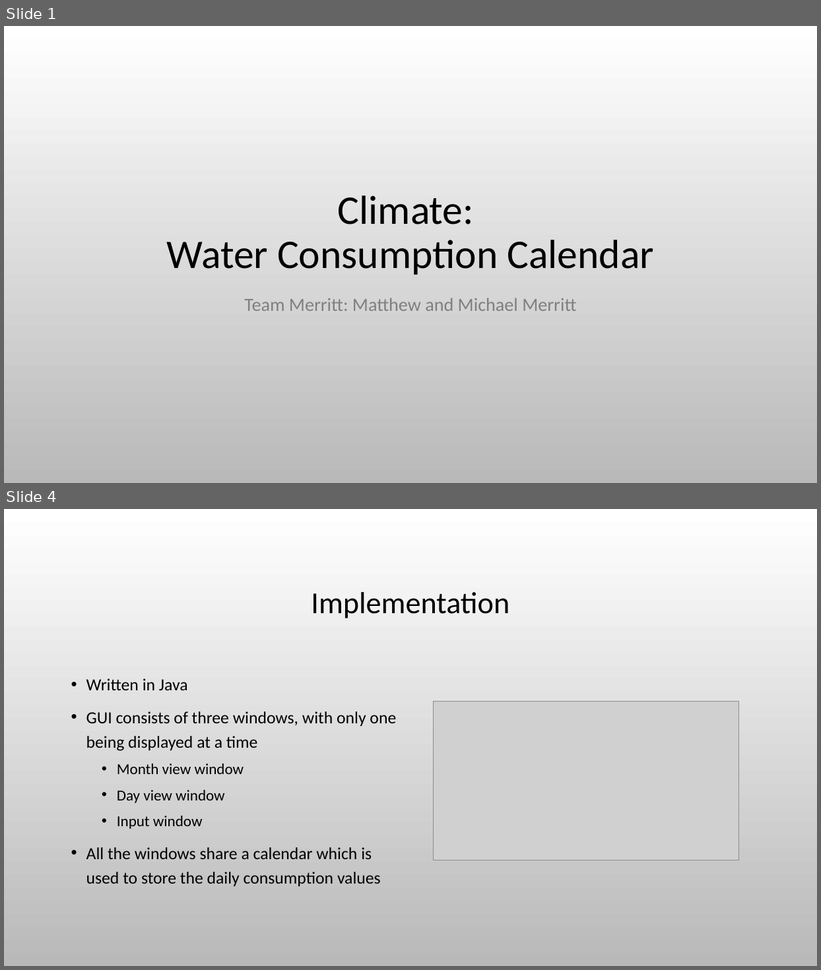
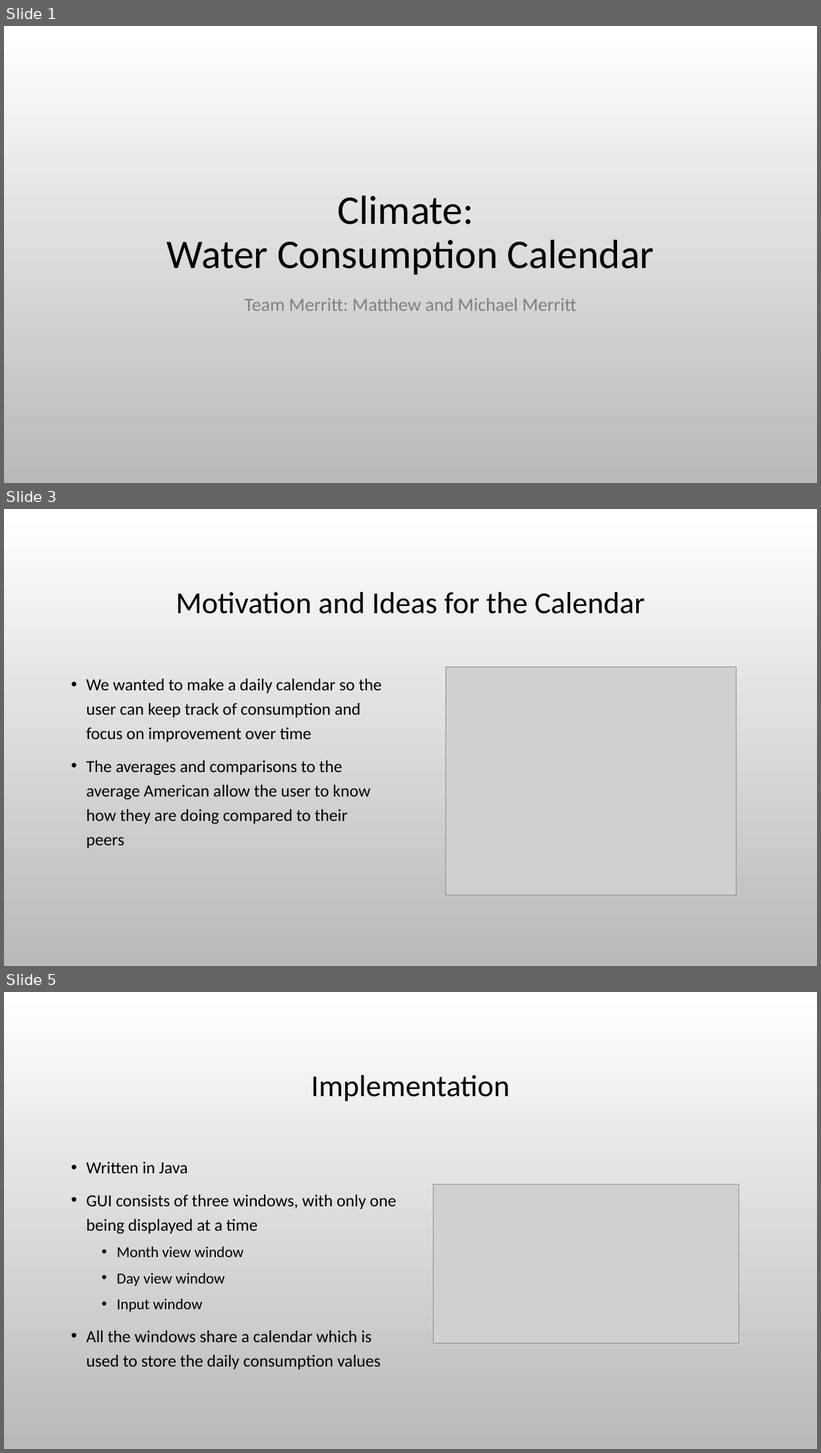
Before and after one commit to mikepmerritt/Water-Consumption-Calendar, a slide deck: assets/Climate - Water Consumption Calendar.pptx. Shown one above the other, each under a label of ours: slides 1 and 4 before the commit, slides 1, 3 and 5 after it; the slides between them are not shown. The pictures are 821x970 and 821x1453 pixels, drawn with LibreOffice and Linux fonts; fonts in the diff are those of the drawing; grey boxes stand for pictures; background and template pictures are left out. Boxes give left, top, right and bottom in pixels: in the first picture for what was removed or moved away, otherwise in the second. Text is boxed around its words. In the diff, an @@ line names an element or a change of style, - is before the commit and + after.

Commit message:
added motivation slide and some sources

```diff
--- a/assets/Climate - Water Consumption Calendar.pptx
+++ b/assets/Climate - Water Consumption Calendar.pptx
@@ slide 3 added at [4,509,817,966], background picture (left out) @@
@@ title added at [176,592,645,614], 36 pt, text #000000 @@
+Motivation and Ideas for the Calendar
@@ picture added at [446,667,737,895] @@
@@ text added at [86,679,382,848], 20 pt, text #000000 @@
+• We wanted to make a daily calendar so the user can keep track of consumption and focus on improvement over time
+• The averages and comparisons to the average American allow the user to know how they are doing compared to their peers
@@ what was slide 4 is now slide 5 @@
```
Also in this commit, not shown: 2 slides changed, 1 other slide added, 1 slide removed.
